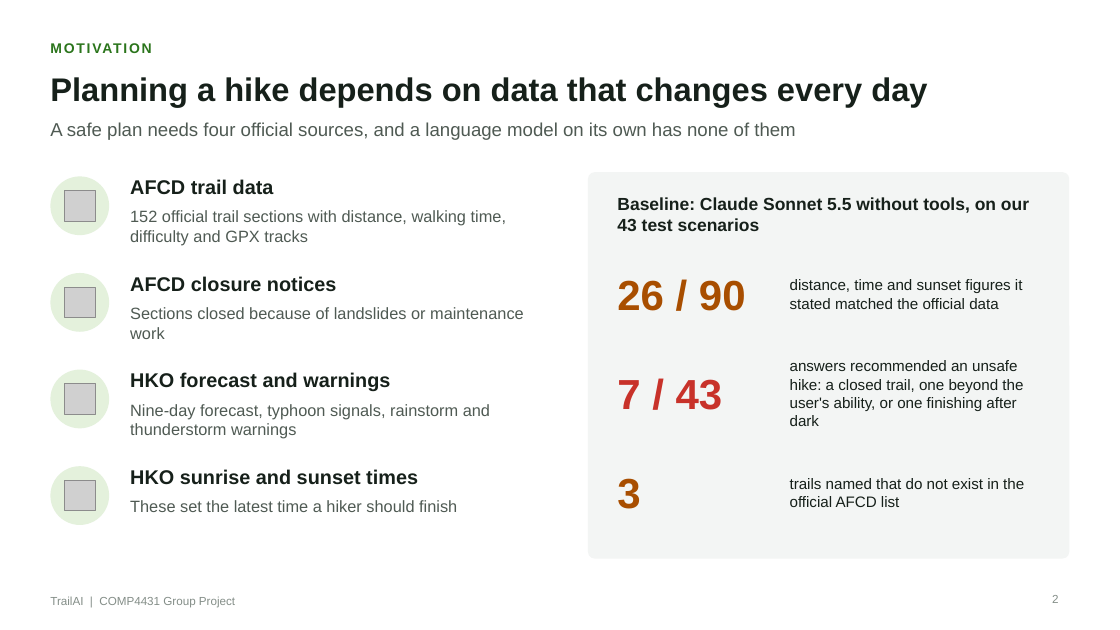
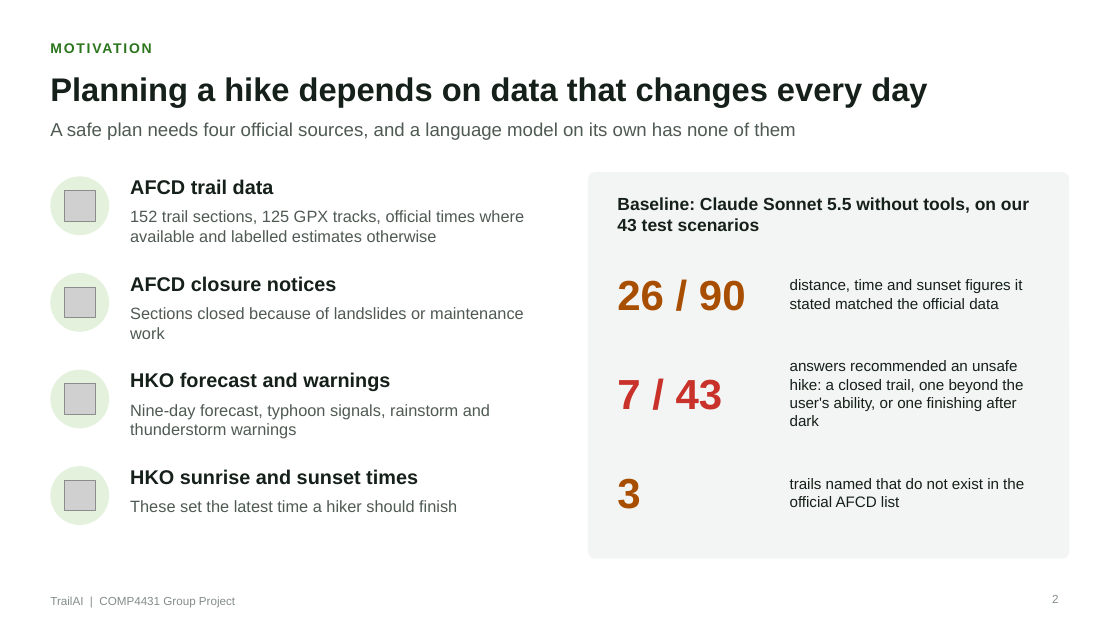
Before and after one commit to HaochenFa/COMP4431-AI, a slide deck: slide 2 of presentation/TrailAI.pptx. Drawn at 1120x630 pixels with LibreOffice and Linux fonts; fonts in the diff are those of the drawing; grey boxes stand for pictures. Boxes give left, top, right and bottom in pixels: in the first picture for what was removed or moved away, otherwise in the second. Text is boxed around its words. In the diff, an @@ line names an element or a change of style, - is before the commit and + after.

Commit message:
Update TrailAI presentation and add revised feature-focused deck

```diff
--- a/presentation/TrailAI.pptx
+++ b/presentation/TrailAI.pptx
@@ text at (x1=130, y1=210, x2=525, y2=242): text changed @@
-152 official trail sections with distance, walking time, difficulty and GPX tracks
+152 trail sections, 125 GPX tracks, official times where available and labelled estimates otherwise
```
Also in this commit, not shown: 10 other slides changed, 1 slide added, 6 other files.
